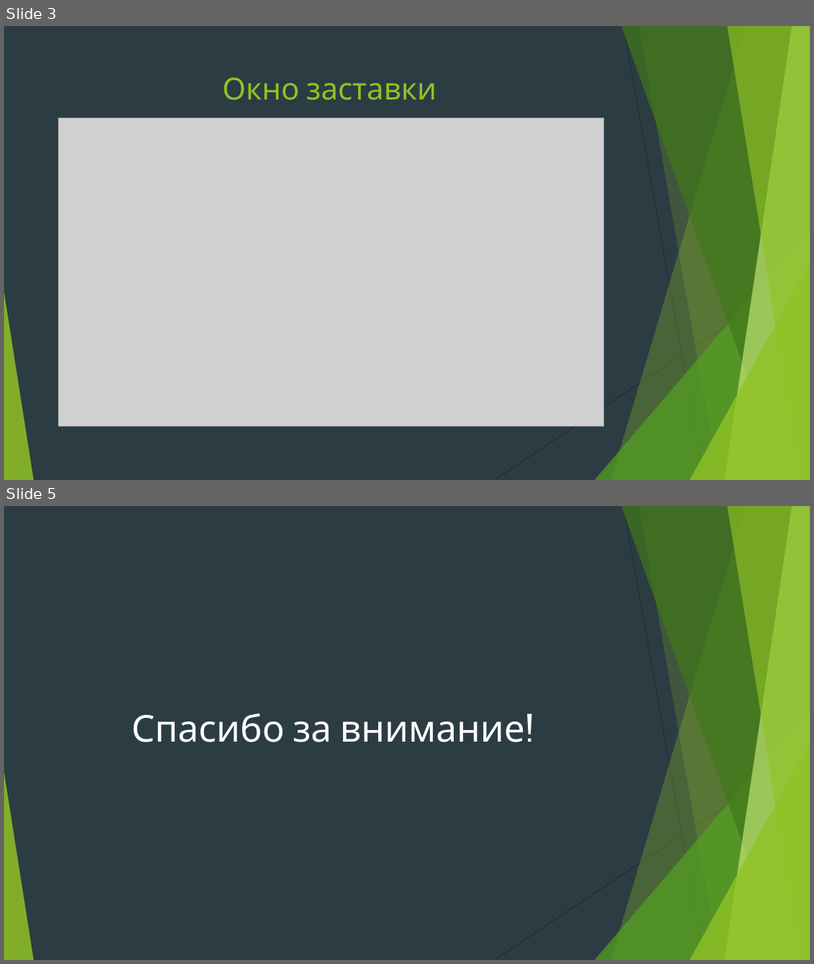
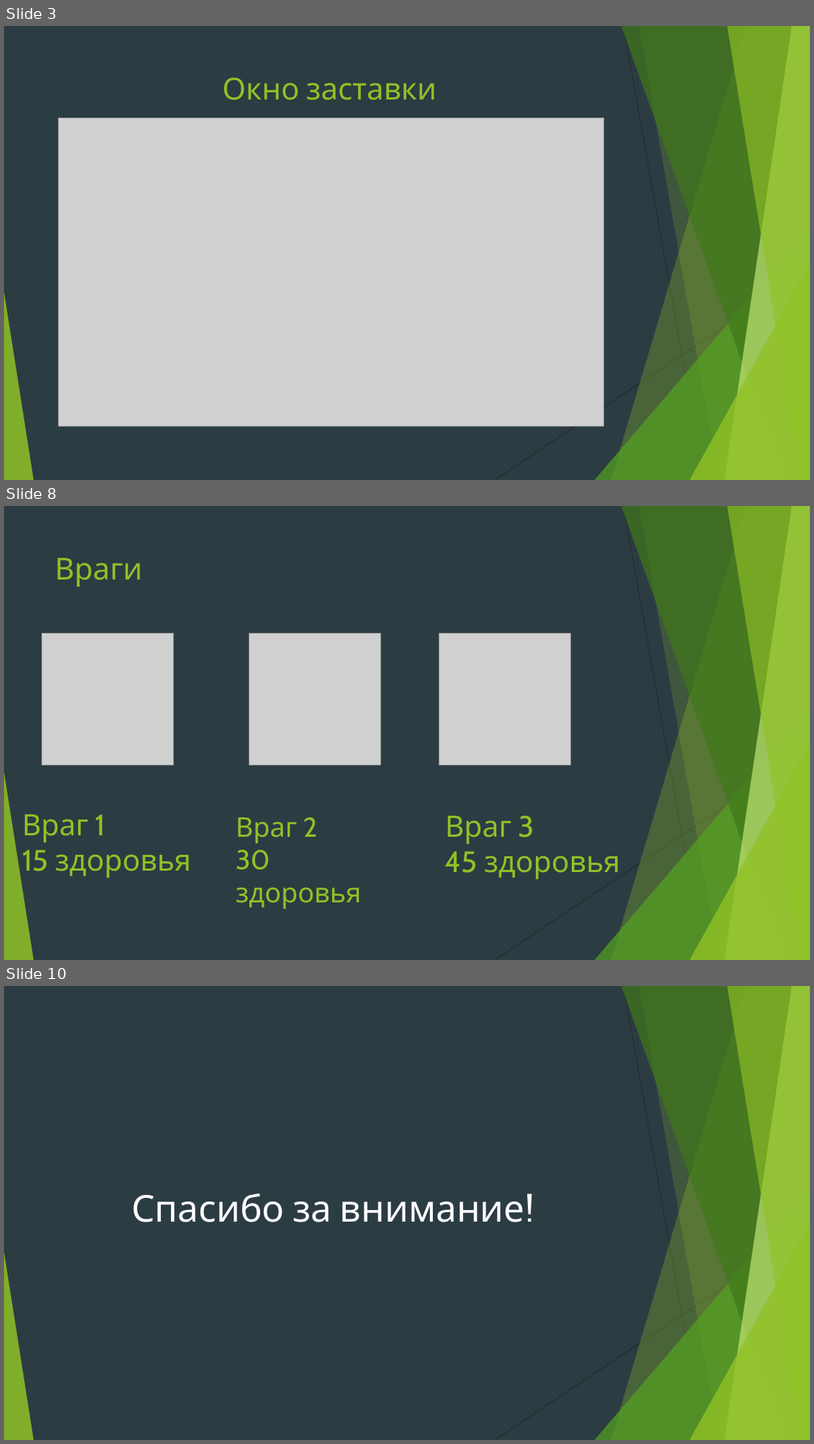
Before and after one commit to Ivan-Fudko/pygame_project, a slide deck: От Создателей игры.pptx. Shown one above the other, each under a label of ours: slides 3 and 5 before the commit, slides 3, 8 and 10 after it; the slides between them are not shown. The pictures are 814x964 and 814x1444 pixels, drawn with LibreOffice and Linux fonts; fonts in the diff are those of the drawing; grey boxes stand for pictures. Boxes give left, top, right and bottom in pixels: in the first picture for what was removed or moved away, otherwise in the second. Text is boxed around its words. In the diff, an @@ line names an element or a change of style, - is before the commit and + after.

```diff
--- a/От Создателей игры.pptx
+++ b/От Создателей игры.pptx
@@ slide 8 added at <box>4,506,810,960</box>, background #2C3C43; not listed: 10 template elements that a slide beside it also shows @@
@@ text added at <box>55,558,143,587</box>, 36 pt, text #90C226 @@
+Враги
@@ picture added at <box>41,633,173,765</box> @@
@@ picture added at <box>249,633,381,765</box> @@
@@ picture added at <box>440,633,571,765</box> @@
@@ text added at <box>22,814,191,878</box>, 35.1 pt, text #90C226 @@
+Враг 1
+15 здоровья
@@ title added at <box>236,817,362,908</box>, 32.4 pt, text #90C226 @@
+Враг 2
+30 здоровья
@@ text added at <box>445,816,620,879</box>, 35.1 pt, text #90C226 @@
+Враг 3
+45 здоровья
@@ what was slide 5 is now slide 10 @@
```
Also in this commit, not shown: 5 other slides added, 1 slide removed, 2 other files.
